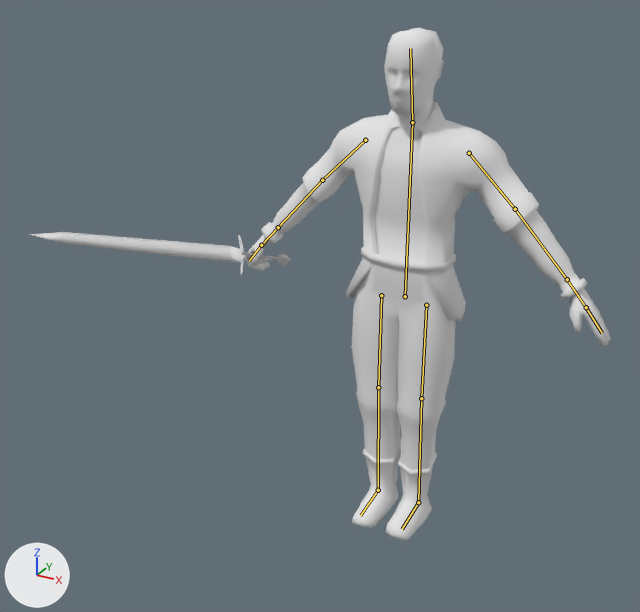
One commit to the Blender file Assets/Models/MainChar/MainCharNEW/mainChar4.blend: the scene before it, then after it.
The view is the same before and after, from a 50 mm lens placed at (3.35, -7.83, 6.37), pointed at (-0.65, -0.56, 2.73). Arrows for +X, +Y and +Z are at lower left; the lights stay in place. The bones that bend it are drawn over the model as lines.
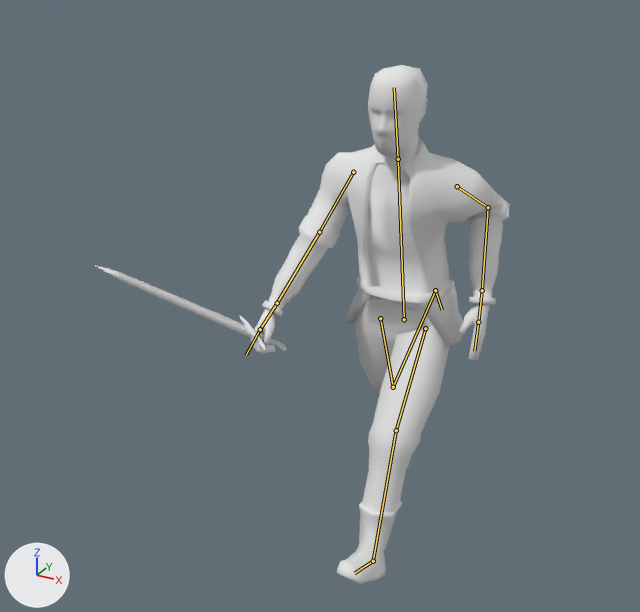
The newer file adds an action. The first version stands in its rest pose; the second is drawn at frame 0 of the action 'Run&Attack2'.

What differs and where, as boxes (x1, y1, x2, y2) in the pictures (640 x 612 px):
'Plane', posed (29% narrower): before (246, 28, 611, 540); after (250, 65, 509, 584)
'Cube', posed (27% narrower, 98% taller): before (29, 232, 291, 275); after (95, 265, 287, 351)
bone 'Stommach', root to tip: before (405, 296) to (412, 122); after (404, 319) to (398, 159)
bone 'UpperArm.L', root to tip: before (469, 153) to (515, 209); after (457, 186) to (488, 207)
bone 'LowerArm.L', root to tip: before (515, 209) to (567, 279); after (488, 207) to (482, 290)
bone 'UpperArm.R', root to tip: before (365, 140) to (322, 180); after (353, 172) to (319, 232)
bone 'LowerArm.R', root to tip: before (322, 180) to (278, 227); after (319, 232) to (277, 303)
bone 'Hand1.R', root to tip: before (278, 227) to (261, 245); after (277, 303) to (260, 329)
bone 'Stommach.001', root to tip: before (412, 122) to (410, 48); after (398, 159) to (394, 87)
bone 'UpperLeg.R', root to tip: before (381, 295) to (378, 387); after (380, 318) to (393, 387)
bone 'LowerLeg.R', root to tip: before (378, 387) to (378, 490); after (393, 387) to (435, 290)
bone 'UpperLeg.L', root to tip: before (426, 305) to (421, 398); after (425, 328) to (396, 430)
bone 'LowerLeg.L', root to tip: before (421, 398) to (418, 502); after (396, 430) to (373, 561)
bone 'Foot.L', root to tip: before (418, 502) to (402, 529); after (373, 561) to (354, 573)

The edits, one by one:
Bone 'Stommach' (bone_stommach) moves from (0.0, 0.0, 0.0) to (0.0, -0.27, 0.0).
Bone 'Stommach' (bone_stommach) turns from (0, 0, 0) to (10, 0, 0) degrees about its own x, y and z.
Bone 'UpperArm.L' (bone_upperarm_l) turns from (0, 0, 0) to (-49, 8, -39) degrees about its own x, y and z.
Bone 'LowerArm.L' (bone_lowerarm_l) turns from (0, 0, 0) to (-6, -7, 82) degrees about its own x, y and z.
Bone 'UpperArm.R' (bone_upperarm_r) turns from (0, 0, 0) to (-33, 11, -29) degrees about its own x, y and z.
Bone 'LowerArm.R' (bone_lowerarm_r) turns from (0, 0, 0) to (0, 3, 10) degrees about its own x, y and z.
Bone 'Hand1.R' (bone_hand1_r) turns from (0, 0, 0) to (-4, -31, 10) degrees about its own x, y and z.
Bone 'Stommach.001' (bone_stommach_001) turns from (0, 0, 0) to (-7, 0, 0) degrees about its own x, y and z.
Bone 'UpperLeg.R' (bone_upperleg_r) moves from (0.0, 0.0, 0.0) to (0.0, 0.27, 0.0).
Bone 'UpperLeg.R' (bone_upperleg_r) turns from (0, 0, 0) to (21, 0, 0) degrees about its own x, y and z.
Bone 'LowerLeg.R' (bone_lowerleg_r) turns from (0, 0, 0) to (99, 0, 0) degrees about its own x, y and z.
Bone 'UpperLeg.L' (bone_upperleg_l) moves from (0.0, 0.0, 0.0) to (0.0, 0.27, 0.0).
Bone 'UpperLeg.L' (bone_upperleg_l) turns from (0, 0, 0) to (-37, 0, 0) degrees about its own x, y and z.
Bone 'LowerLeg.L' (bone_lowerleg_l) turns from (0, 0, 0) to (14, 0, 0) degrees about its own x, y and z.
Bone 'Foot.L' (bone_foot_l) turns from (0, 0, 0) to (-6, 0, 0) degrees about its own x, y and z.
